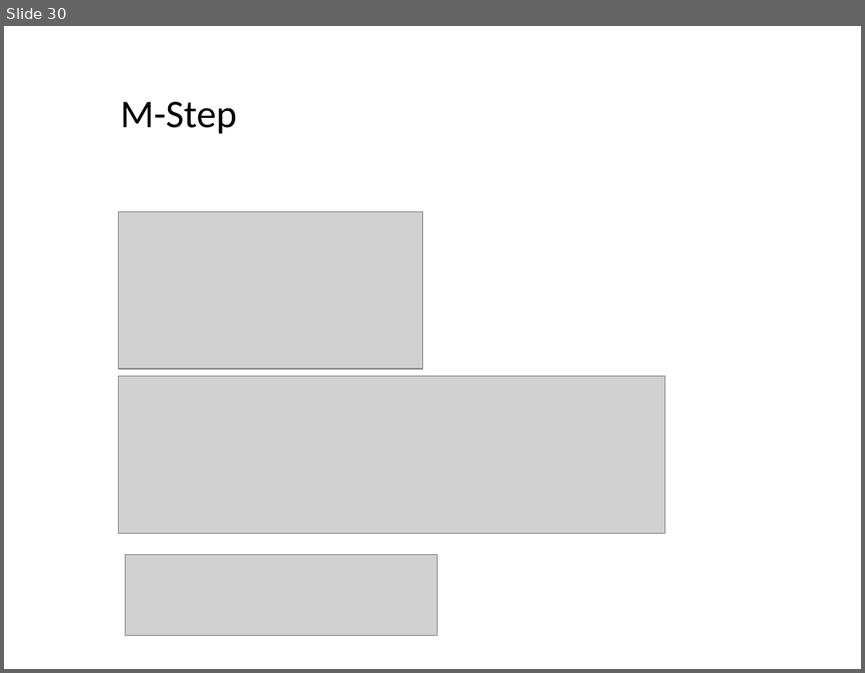
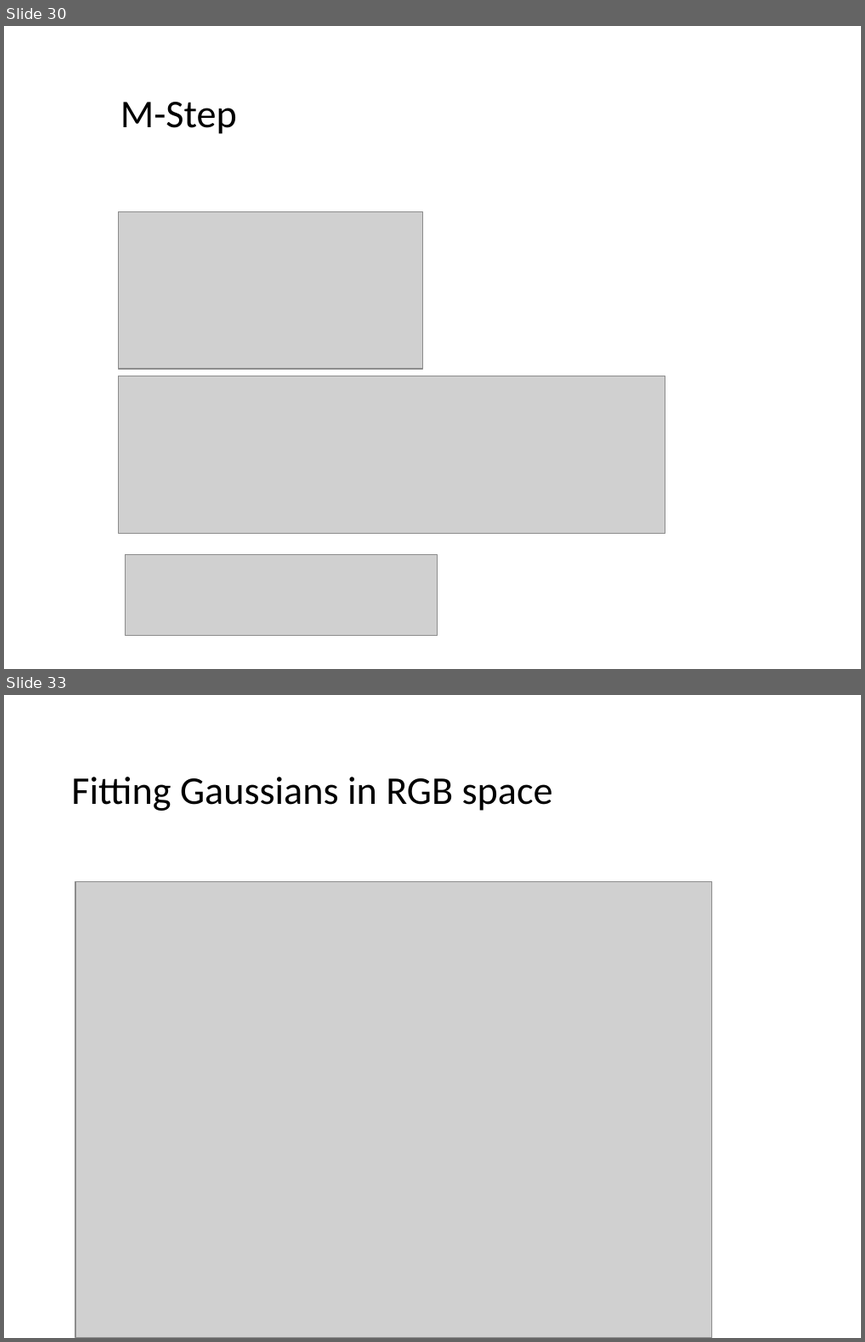
Before and after one commit to cmsc426spring2019/cmsc426spring2019.github.io, a slide deck: lectures/week_2/EM.ppt. Shown one above the other, each under a label of ours: slide 30 before the commit, slides 30 and 33 after it; the slides between them are not shown. The pictures are 865x673 and 865x1342 pixels, drawn with LibreOffice and Linux fonts; fonts in the diff are those of the drawing; grey boxes stand for pictures. Boxes give left, top, right and bottom in pixels: in the first picture for what was removed or moved away, otherwise in the second. Text is boxed around its words. In the diff, an @@ line names an element or a change of style, - is before the commit and + after.

```diff
--- a/lectures/week_2/EM.ppt
+++ b/lectures/week_2/EM.ppt
@@ slide 33 added at [4, 695, 861, 1338], background #FFFFFF @@
@@ title added at [71, 777, 553, 811], 33 pt, text #000000 @@
+Fitting Gaussians in RGB space
@@ picture added at [75, 882, 712, 1338] @@
```
Also in this commit, not shown: 5 slides changed, 2 other slides added.
